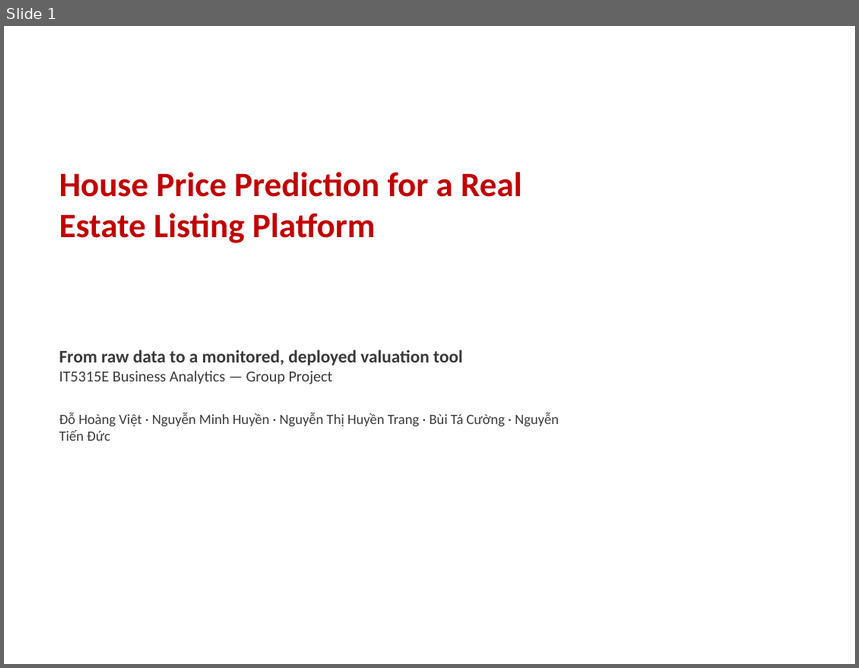
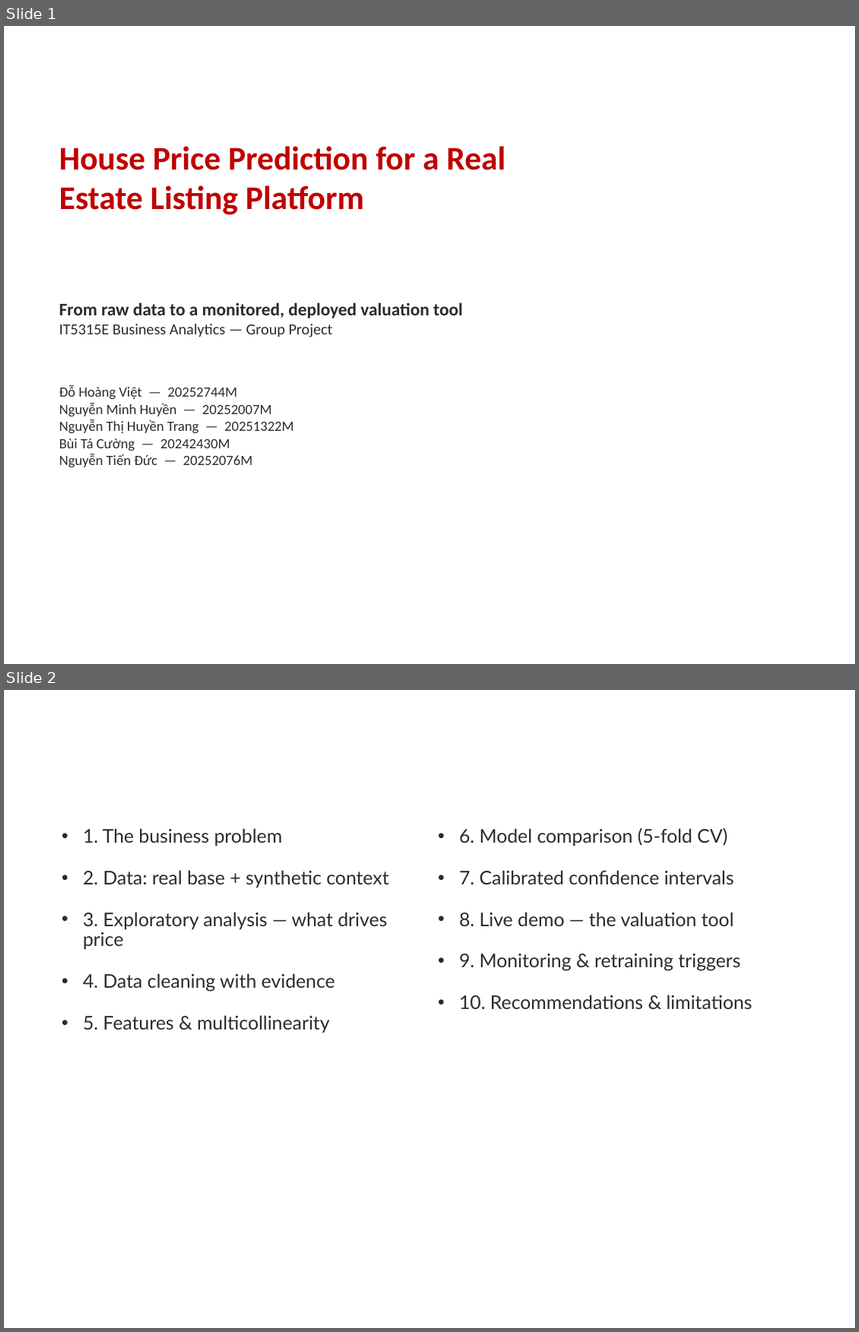
Before and after one commit to ducnt3/house-price-analytics, a slide deck: reports/hust-house-price-slides.pptx. Shown one above the other, each under a label of ours: slide 1 before the commit, slides 1 and 2 after it. The pictures are 859x668 and 859x1332 pixels, drawn with LibreOffice and Linux fonts; fonts in the diff are those of the drawing; background and template pictures are left out. Boxes give left, top, right and bottom in pixels: in the first picture for what was removed or moved away, otherwise in the second. Text is boxed around its words. In the diff, an @@ line names an element or a change of style, - is before the commit and + after.

Commit message:
docs: expand slide deck to 22 slides with LaTeX-typeset formulas
- Cover lists all members with student IDs
- Formulas re-rendered in Computer Modern (classic LaTeX typeface);
  multi-line formulas split into single-line images so nothing collides
- New slides: agenda, injected-imperfections table, four EDA slides using
  all figures, residual analysis, model-choice rationale, conformal
  calibration walkthrough, monitoring design + results, app screenshot
  on the demo slide

```diff
--- a/reports/hust-house-price-slides.pptx
+++ b/reports/hust-house-price-slides.pptx
@@ slide 2 added at [4, 690, 855, 1328], background picture (left out) @@
@@ title added at [26, 698, 834, 739], 26 pt, text #FFFFFF, bold @@
+Agenda
@@ text added at [83, 828, 389, 1034], 16 pt, text #2B2B2B @@
+• 1. The business problem
+• 2. Data: real base + synthetic context
+• 3. Exploratory analysis — what drives price
+• 4. Data cleaning with evidence
+• 5. Features & multicollinearity
@@ text added at [459, 828, 753, 1009], 16 pt, text #2B2B2B @@
+• 6. Model comparison (5-fold CV)
+• 7. Calibrated confidence intervals
+• 8. Live demo — the valuation tool
+• 9. Monitoring & retraining triggers
+• 10. Recommendations & limitations
@@ slide 1 changed as well @@
@@ text "House Price Prediction for a ...": place and size @@
-text "House Price Prediction for a ..." at [59, 172, 522, 243]
+text "House Price Prediction for a ..." at [59, 146, 506, 215]
@@ text "House Price Prediction for a ..." at [59, 146, 506, 215]: size 29 to 28 pt @@
@@ text "From raw data to a ...": place and size @@
-text "From raw data to a ..." at [59, 350, 559, 441]
+text "From raw data to a ..." at [59, 303, 463, 338]
@@ text "From raw data to a ..." at [59, 303, 463, 338]: text colour #3A3A3A to #2B2B2B @@
@@ text added at [59, 385, 294, 468], 12 pt, text #2B2B2B @@
+Đỗ Hoàng Việt — 20252744M
+Nguyễn Minh Huyền — 20252007M
+Nguyễn Thị Huyền Trang — 20251322M
+Bùi Tá Cường — 20242430M
+Nguyễn Tiến Đức — 20252076M
@@ text at [59, 413, 559, 441]: paragraph removed @@
-Đỗ Hoàng Việt · Nguyễn Minh Huyền · Nguyễn Thị Huyền Trang · Bùi Tá Cường · Nguyễn Tiến Đức
```
Also in this commit, not shown: 11 other slides changed, 9 other slides added, 1 slide removed, 13 other files.
